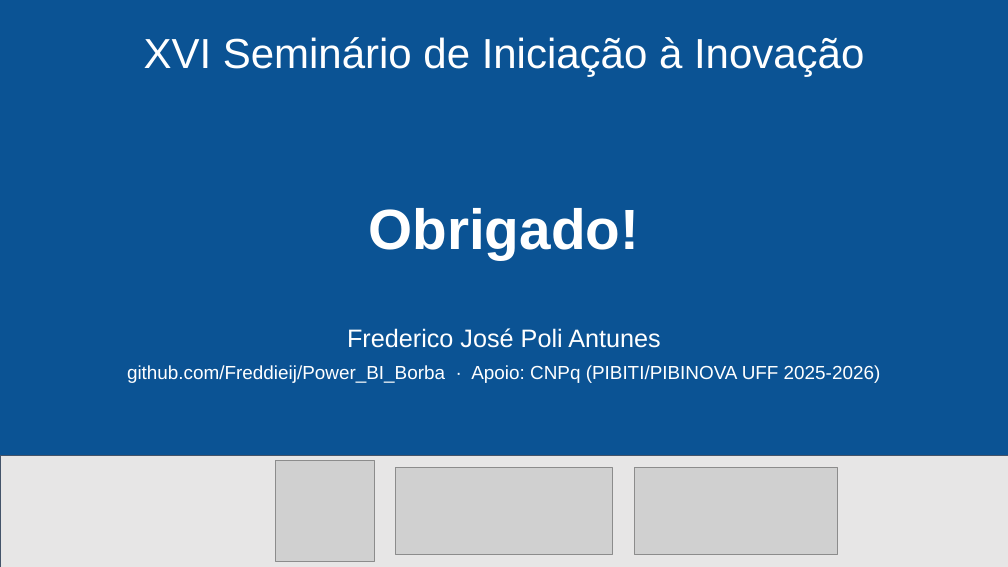
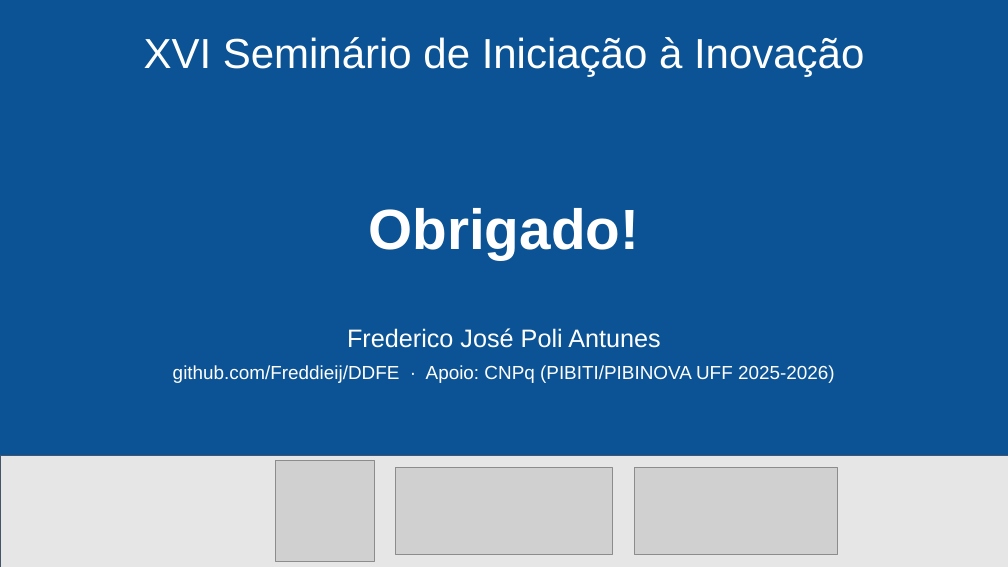
Before and after one commit to Freddieij/DDFE, a slide deck: slide 12 of Apresentacao/Apresentacao_XVI_Seminario_PIBITI.pptx. Drawn at 1008x567 pixels with LibreOffice and Linux fonts; fonts in the diff are those of the drawing; grey boxes stand for pictures. Boxes give left, top, right and bottom in pixels: in the first picture for what was removed or moved away, otherwise in the second. Text is boxed around its words. In the diff, an @@ line names an element or a change of style, - is before the commit and + after.

```diff
--- a/Apresentacao/Apresentacao_XVI_Seminario_PIBITI.pptx
+++ b/Apresentacao/Apresentacao_XVI_Seminario_PIBITI.pptx
@@ text at (x1=173, y1=365, x2=835, y2=383): text changed @@
-github.com/Freddieij/Power_BI_Borba · Apoio: CNPq (PIBITI/PIBINOVA UFF 2025-2026)
+github.com/Freddieij/DDFE · Apoio: CNPq (PIBITI/PIBINOVA UFF 2025-2026)
```
Also in this commit, not shown: 2 other slides changed, 2 other files.
